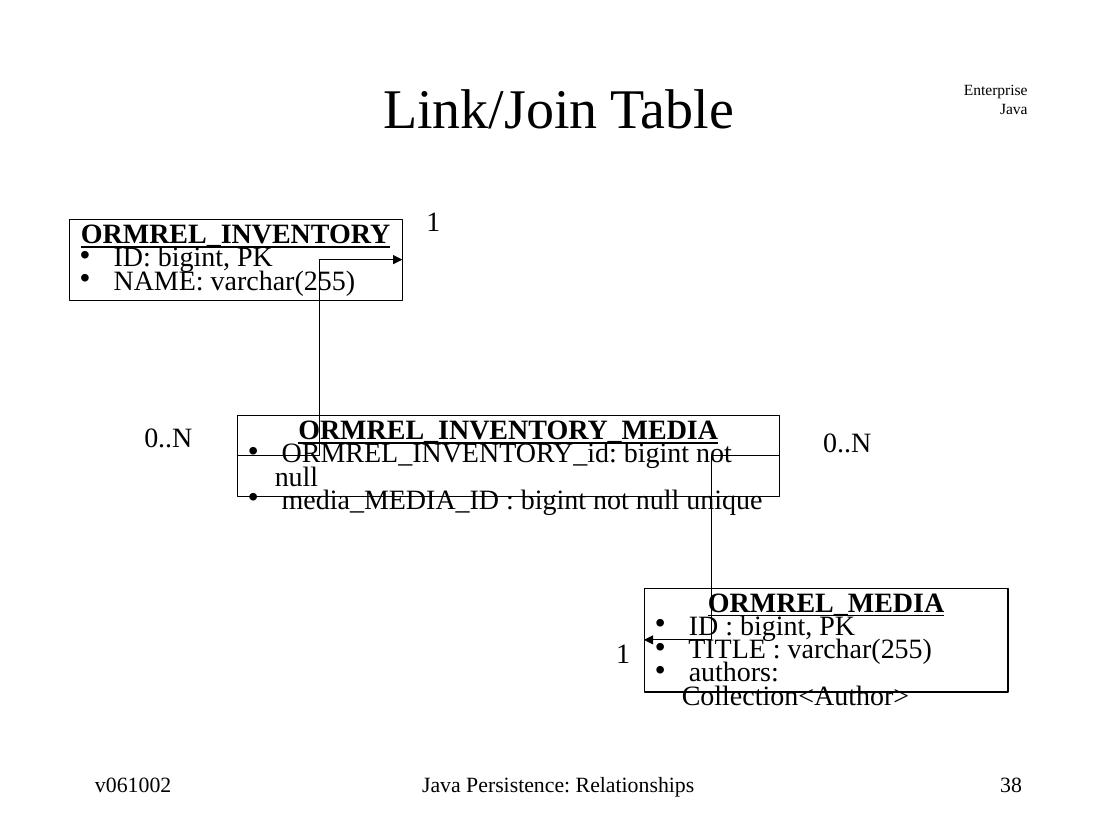
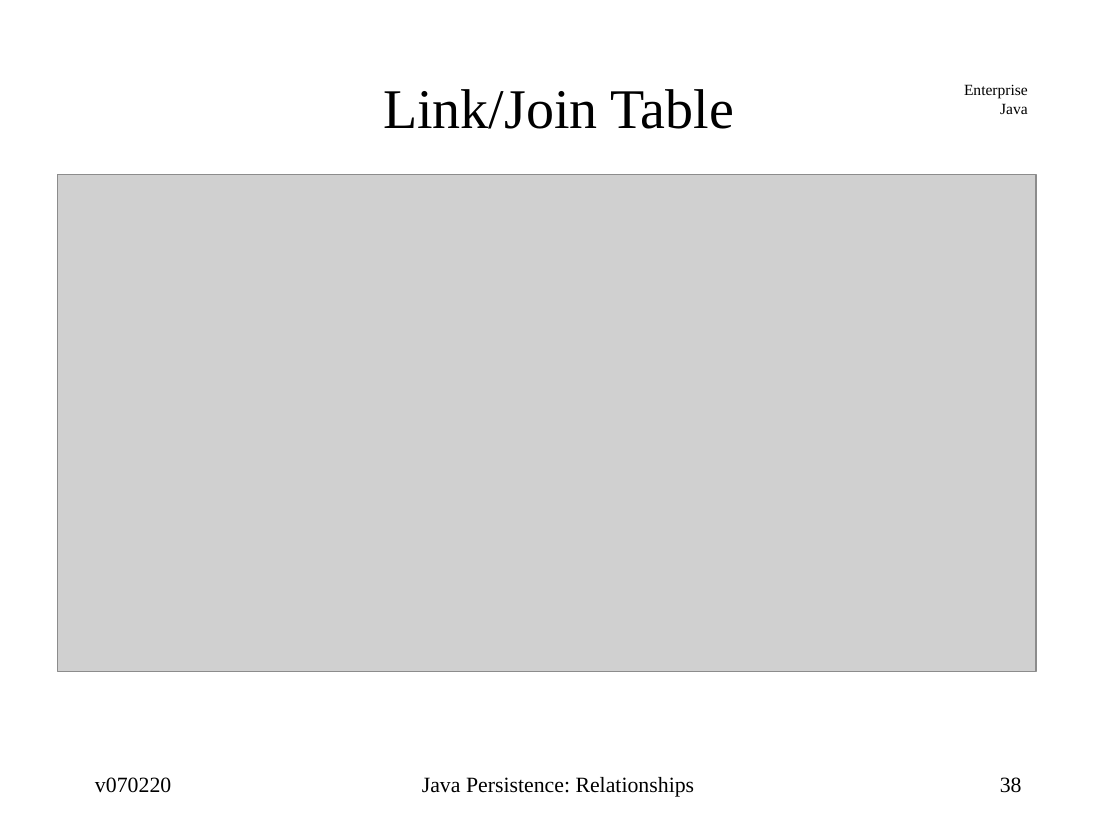
Before and after one commit to jcstaff/ejava-javaee, a slide deck: slide 38 of ormRelations/src/site/resources/lectures/ormRelations.ppt. Drawn at 1120x840 pixels with LibreOffice and Linux fonts; fonts in the diff are those of the drawing; grey boxes stand for pictures. Boxes give left, top, right and bottom in pixels: in the first picture for what was removed or moved away, otherwise in the second. Text is boxed around its words. In the diff, an @@ line names an element or a change of style, - is before the commit and + after.

```diff
--- a/ormRelations/src/site/resources/lectures/ormRelations.ppt
+++ b/ormRelations/src/site/resources/lectures/ormRelations.ppt
@@ picture added at (58,175,1036,672) @@
@@ rectangle removed at (69,220,403,300) @@
-ORMREL_INVENTORY
-• ID: bigint, PK
-• NAME: varchar(255)
@@ text removed at (426,212,440,231) @@
-1
@@ elbow arrow removed from (237, 456) to (402, 260) @@
@@ rectangle removed at (237,416,780,496) @@
-ORMREL_INVENTORY_MEDIA
-• ORMREL_INVENTORY_id: bigint not null
-• media_MEDIA_ID : bigint not null unique
@@ text removed at (144,428,192,448) @@
-0..N
@@ text removed at (823,433,871,453) @@
-0..N
@@ elbow arrow removed from (780, 456) to (644, 640) @@
@@ rectangle removed at (644,588,1008,692) @@
-ORMREL_MEDIA
-• ID : bigint, PK
-• TITLE : varchar(255)
-• authors: Collection<Author>
@@ text removed at (616,644,630,663) @@
-1
@@ text at (95,777,171,793): text changed @@
-v061002
+v070220
```
Also in this commit, not shown: 61 other slides changed, 22 other files.
